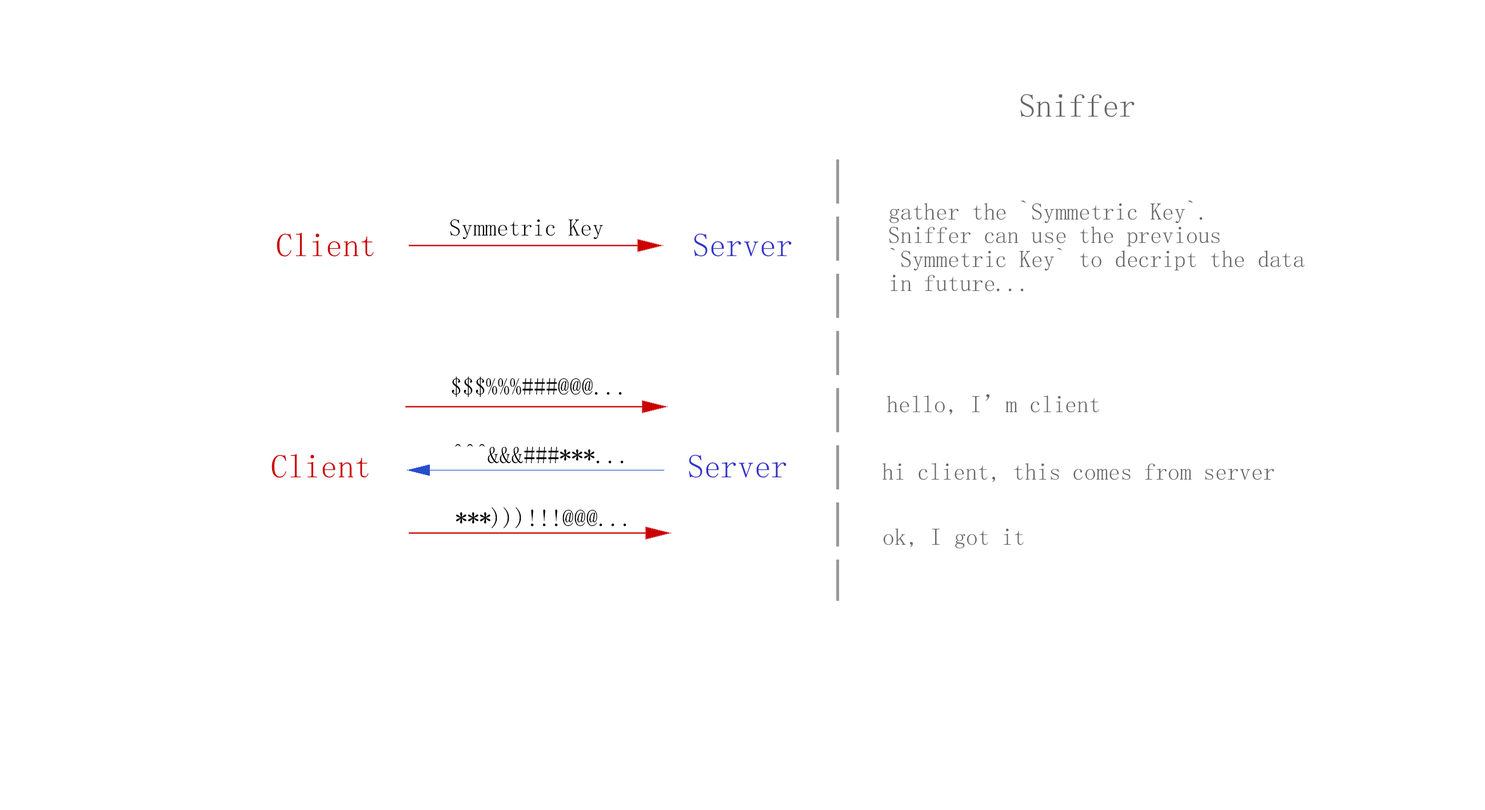
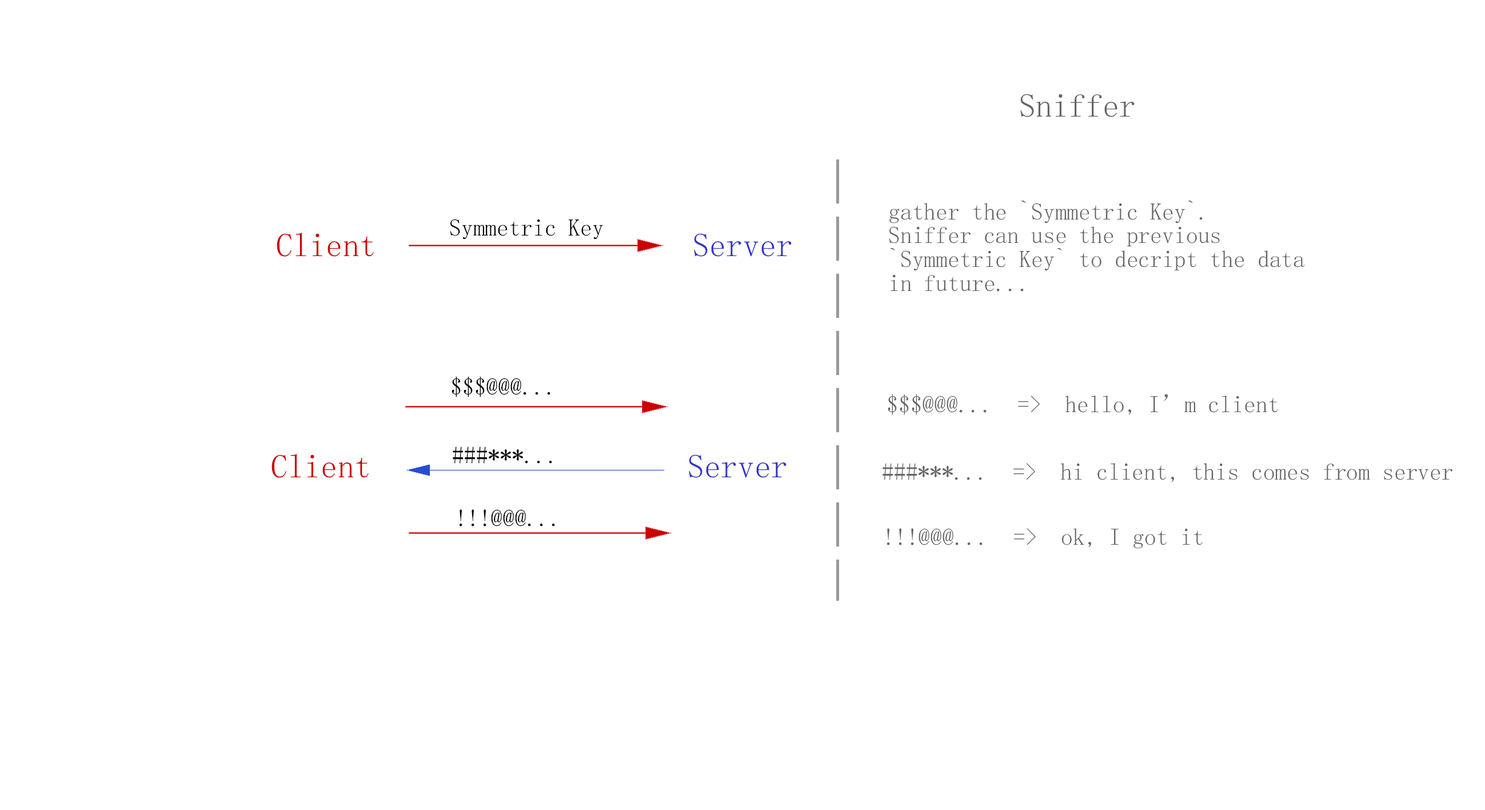
Revision of a layered 1485 x 810 image; what changed, layer by layer:
renamed "$$$%%%###@@@..." to "$$$@@@...", painted on it over [485, 377, 623, 396]
renamed "^^^&&&###***..." to "###***...", painted on it over [452, 444, 624, 464]
renamed "***)))!!!@@@..." to "!!!@@@...", painted on it over [455, 507, 627, 529]
renamed "hello, I’m client" to "$$$@@@... => hello, I’m client", painted on it over [887, 393, 1279, 416]
renamed "hi client, this comes from server" to "###***... => hi client, this comes from server", painted on it over [882, 462, 1453, 483]
renamed "ok, I got it" to "!!!@@@... => ok, I got it", painted on it over [883, 527, 1203, 549]
